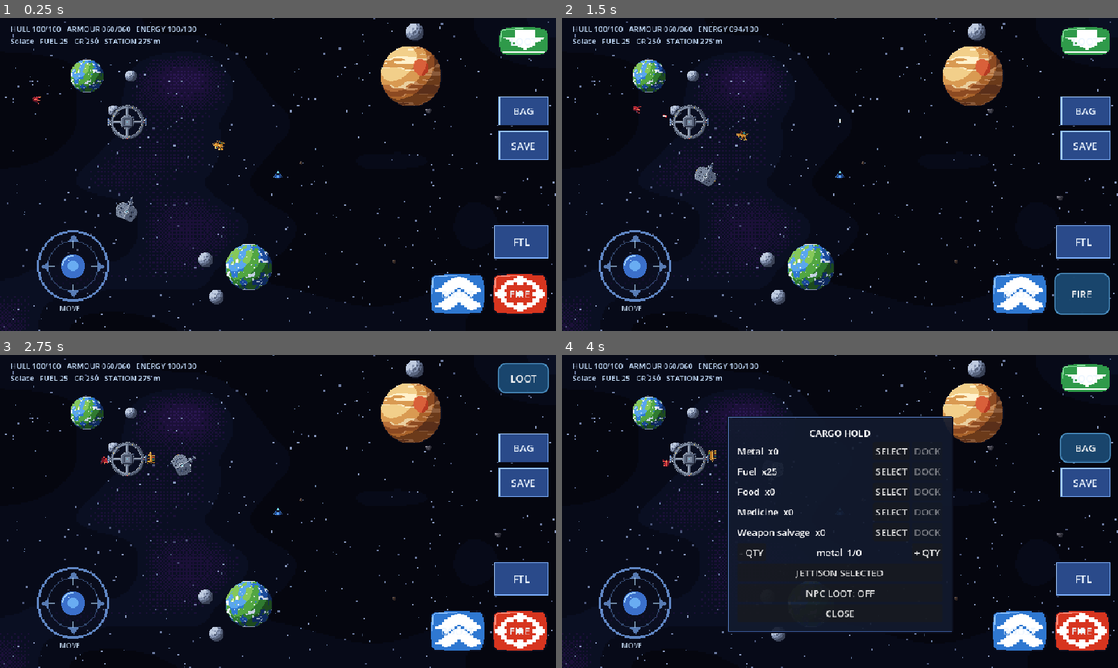
Above: before the commit, frames 1-4 (two rows, left to right).
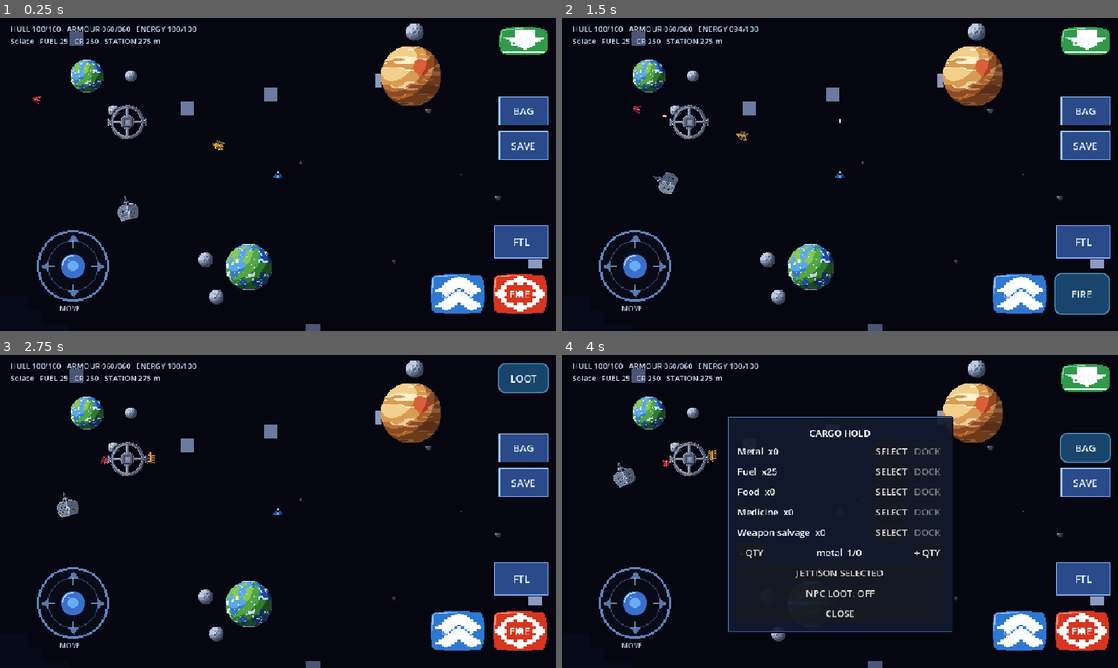
Above: after the commit, the same moments.

Repository: DARTVADER1-DROID/Star-Forge
Game: Godot game, scene res://scenes/main.tscn
The game is run twice, just before and just after one commit, with the same random seed, the same clock (stepped at 60 frames per second) and the same inputs.
Inputs:
- Up to frame 1 (0.25 s): no input
- Up to frame 2 (1.5 s): click "BOOST" at 0.5 s; click "FIRE" at 1.25 s
- Up to frame 3 (2.75 s): click "LOOT" at 2 s
- Up to frame 4 (4 s): click "FTL" at 2.75 s; click "BAG" at 3.5 s

The runs differ from the first frame. In frame 1, 4.8% of the frame differs, in the area x 0-100%, y 0-100%; in frame 2, 5.0%; in frame 3, 5.0%; in frame 4, 2.5%.

Commit message:
Add player-follow camera and planetary approach services

Diff:
--- a/scenes/main.tscn
+++ b/scenes/main.tscn
@@ -13,7 +13,14 @@
 
 [node name="PlayerShip" type="CharacterBody2D" parent="."]
 position = Vector2(480,270)
+collision_mask = 0
 script = ExtResource("2_player")
+
+[node name="Camera2D" type="Camera2D" parent="PlayerShip"]
+position_smoothing_enabled = true
+position_smoothing_speed = 8.0
+position_smoothing = true
+enabled = true
 
 [node name="CollisionShape2D" type="CollisionShape2D" parent="PlayerShip"]
 shape = SubResource("CircleShape2D_player")
--- a/scripts/autoload/game_state.gd
+++ b/scripts/autoload/game_state.gd
@@ -43,6 +43,19 @@
         return false
     credits += int(ContentDatabase.get_item(id).get("base_price", 0)) * amount
     credits_changed.emit()
+    return true
+
+func buy_fuel(amount: int) -> bool:
+    if amount <= 0 or not can_add_item("fuel",amount):
+        return false
+    var unit_price := int(ContentDatabase.get_item("fuel").get("base_price",14))
+    var total_cost := unit_price * amount
+    if credits < total_cost:
+        return false
+    credits -= total_cost
+    inventory["fuel"] = int(inventory.get("fuel",0)) + amount
+    credits_changed.emit()
+    inventory_changed.emit()
     return true
 
 func can_jump_to(id: String) -> bool:
--- a/scripts/player/player_ship.gd
+++ b/scripts/player/player_ship.gd
@@ -58,10 +58,6 @@
     velocity = velocity.limit_length(boost_max_speed if _boosting else normal_max_speed)
     rotation = _facing.angle()+PI/2.0
     move_and_slide()
-    for index in range(get_slide_collision_count()):
-        var collision := get_slide_collision(index)
-        if collision.get_collider() is SpaceAsteroid or collision.get_collider() is PlanetBody:
-            velocity = velocity.bounce(collision.get_normal())*0.25
     if _firing and _fire_timer <= 0.0 and energy >= weapon_energy_cost:
         _fire_weapon()
     queue_redraw()
--- a/scripts/ui/touch_hud.gd
+++ b/scripts/ui/touch_hud.gd
@@ -35,6 +35,12 @@
 var _selected_quantity := 1
 var _quantity_label: Label
 var _npc_loot_button: Button
+var _land_button: Button
+var _planet_services_panel: PanelContainer
+var _planet_title_label: Label
+var _planet_result_label: Label
+var _nearby_planet_id := ""
+var _nearby_planet_name := ""
 var _gameplay_blocked := false
 var _station_access := false
 
@@ -46,6 +52,7 @@
     _build_controls()
     _build_inventory()
     _build_galaxy()
+    _build_planet_services()
     _build_recovery()
     queue_redraw()
     GameState.inventory_changed.connect(refresh_inventory)
@@ -65,6 +72,9 @@
     var fire := _button("FIRE",Vector2(-110,-100),Vector2(96,72),true)
     var loot := _button("LOOT",Vector2(-100,14),Vector2(88,52),true,true)
     var ftl := _button("FTL",Vector2(-108,-184),Vector2(96,60),true)
+    _land_button = _button("LAND",Vector2(-218,-184),Vector2(96,60),true)
+    _land_button.visible = false
+    _land_button.pressed.connect(func(): action_requested.emit("LAND",_nearby_planet_id))
     var bag := _button("BAG",Vector2(-100,134),Vector2(88,52),true,true)
     var save := _button("SAVE",Vector2(-100,194),Vector2(88,52),true,true)
     boost.button_down.connect(func(): boost_changed.emit(true))
@@ -401,6 +411,62 @@
         _galaxy_panel.hide()
     _gameplay_blocked = false
 
+func set_nearby_planet(planet_id: String, planet_name: String) -> void:
+    _nearby_planet_id = planet_id
+    _nearby_planet_name = planet_name
+    if is_instance_valid(_land_button):
+        _land_button.visible = not planet_id.is_empty()
+        _land_button.tooltip_text = "Land at " + planet_name if not planet_id.is_empty() else ""
+
+func _build_planet_services() -> void:
+    var built := _make_panel("PLANETARY SERVICES",Vector2(470,340))
+    _planet_services_panel = built.panel
+    var content: VBoxContainer = built.content
+    _planet_title_label = Label.new()
+    _planet_title_label.horizontal_alignment = HORIZONTAL_ALIGNMENT_CENTER
+    content.add_child(_planet_title_label)
+    var description := Label.new()
+    description.text = "Choose a service while docked on this world."
+    description.horizontal_alignment = HORIZONTAL_ALIGNMENT_CENTER
+    content.add_child(description)
+    var services := GridContainer.new()
+    services.columns = 2
+    content.add_child(services)
+    var refuel := Button.new()
+    refuel.text = "BUY 10 FUEL · 140 CR"
+    refuel.custom_minimum_size = Vector2(190,58)
+    refuel.pressed.connect(func(): action_requested.emit("REFUEL",_nearby_planet_id))
+    services.add_child(refuel)
+    for service_name: String in ["WEAPONS MARKET","TRADE CENTER","MISSIONS","SHIPYARD"]:
+        var service := Button.new()
+        service.text = service_name + "\nCOMING SOON"
+        service.custom_minimum_size = Vector2(190,58)
+        service.disabled = true
+        services.add_child(service)
+    _planet_result_label = Label.new()
+    _planet_result_label.horizontal_alignment = HORIZONTAL_ALIGNMENT_CENTER
+    content.add_child(_planet_result_label)
+    var close := Button.new()
+    close.text = "TAKE OFF"
+    close.pressed.connect(func(): _close_panels())
+    content.add_child(close)
+
+func show_planet_services(planet_id: String, planet_name: String) -> void:
+    _close_panels()
+    _nearby_planet_id = planet_id
+    _nearby_planet_name = planet_name
+    _planet_title_label.text = planet_name
+    _planet_result_label.text = ""
+    _planet_services_panel.show()
+    _gameplay_blocked = true
+    boost_changed.emit(false)
+    fire_changed.emit(false)
+    steering_changed.emit(Vector2.ZERO)
+
+func show_planet_service_result(message: String) -> void:
+    if is_instance_valid(_planet_result_label):
+        _planet_result_label.text = message
+
 func _build_recovery() -> void:
     var built := _make_panel("SHIP DESTROYED",Vector2(320,190))
     _recovery_panel = built.panel
@@ -461,6 +527,7 @@
     if is_instance_valid(_inventory_panel): _inventory_panel.hide()
     if is_instance_valid(_galaxy_panel): _galaxy_panel.hide()
     if is_instance_valid(_recovery_panel): _recovery_panel.hide()
+    if is_instance_valid(_planet_services_panel): _planet_services_panel.hide()
     _gameplay_blocked = false
 
 func _joystick_center() -> Vector2:
--- a/scripts/world/planet_body.gd
+++ b/scripts/world/planet_body.gd
@@ -1,8 +1,11 @@
 extends StaticBody2D
 class_name PlanetBody
 
+@export var body_id := "unassigned_planet"
+@export var body_name := "Unknown Planet"
 @export var body_radius := 38.0
 @export var body_color := Color(0.22,0.48,0.68)
+@export var interaction_radius := 110.0
 
 var _sprite: Sprite2D
 
--- a/scripts/world/world.gd
+++ b/scripts/world/world.gd
@@ -27,8 +27,8 @@
     if background_texture != null:
         _background_sprite = Sprite2D.new()
         _background_sprite.texture = background_texture
-        _background_sprite.position = Vector2(480.0,270.0)
-        _background_sprite.scale = Vector2(3.0,3.0)
+        _background_sprite.position = Vector2.ZERO
+        _background_sprite.scale = Vector2(24.0,24.0)
         _background_sprite.z_index = -1
         _background_sprite.texture_filter = CanvasItem.TEXTURE_FILTER_NEAREST
         add_child(_background_sprite)
@@ -49,7 +49,23 @@
     var station_position := Vector2(float(station_data[0]),float(station_data[1]))
     var station_distance := player.global_position.distance_to(station_position)
     hud.update_ship_status(player.hull,player.max_hull,player.armour,player.max_armour,player.energy,player.max_energy,GameState.credits,GameState.inventory,int(GameState.inventory.get("fuel",0)),str(ContentDatabase.get_system(_system_id).get("name",_system_id)),station_distance)
+    _update_planet_proximity()
     hud.update_system_map(player.position)
+
+func _update_planet_proximity() -> void:
+    var nearest_id := ""
+    var nearest_name := ""
+    var nearest_distance := INF
+    for node: Node in obstacle_container.get_children():
+        if not node is PlanetBody:
+            continue
+        var planet := node as PlanetBody
+        var distance := player.global_position.distance_to(planet.global_position)
+        if distance <= planet.interaction_radius and distance < nearest_distance:
+            nearest_distance = distance
+            nearest_id = planet.body_id
+            nearest_name = planet.body_name
+    hud.set_nearby_planet(nearest_id,nearest_name)
 
 func _draw() -> void:
     for star: Vector2 in _stars:
@@ -58,9 +74,10 @@
 func _create_star_field() -> void:
     var random := RandomNumberGenerator.new()
     random.seed = 73421
-    var bounds := get_viewport_rect().size
+    # Stars are distributed around the system origin so the camera can travel
+    # without exposing an empty screen immediately outside the starting view.
     for _i in range(STAR_COUNT):
-        _stars.append(Vector2(random.randf_range(0.0,bounds.x),random.randf_range(0.0,bounds.y)))
+        _stars.append(Vector2(random.randf_range(-6000.0,6000.0),random.randf_range(-6000.0,6000.0)))
 
 func _apply_player_state() -> void:
     var saved: Dictionary = GameState.player_ship_state
@@ -112,7 +129,10 @@
         planet_positions.append(planet_position)
         var body := PLANET_SCENE.instantiate() as PlanetBody
         body.position = planet_position
+        body.body_id = "%s_planet_%02d" % [_system_id,index+1]
+        body.body_name = "%s %d" % [str(definition.get("name",_system_id)),index+1]
         body.body_radius = 30.0 + float(index%3)*12.0
+        body.interaction_radius = body.body_radius + 76.0
         obstacle_container.add_child(body)
     for moon_index in range(moon_count):
         if planet_positions.is_empty():
@@ -130,6 +150,12 @@
     station_body.position = station
     _restore_or_spawn_npcs(station)
     _restore_system_drops()
+
+func _find_planet(planet_id: String) -> PlanetBody:
+    for node: Node in obstacle_container.get_children():
+        if node is PlanetBody and (node as PlanetBody).body_id == planet_id:
+            return node as PlanetBody
+    return null
 
 func _restore_or_spawn_npcs(station: Vector2) -> void:
     var system_state: Dictionary = GameState.system_states.get(_system_id,{})
@@ -210,6 +236,16 @@
     match action:
         "LOOT":
             _collect_nearest_drop()
+        "LAND":
+            var planet := _find_planet(value)
+            if is_instance_valid(planet) and player.global_position.distance_to(planet.global_position) <= planet.interaction_radius:
+                player.velocity = Vector2.ZERO
+                hud.show_planet_services(planet.body_id,planet.body_name)
+        "REFUEL":
+            var planet := _find_planet(value)
+            if is_instance_valid(planet) and player.global_position.distance_to(planet.global_position) <= planet.interaction_radius:
+                var purchased := GameState.buy_fuel(10)
+                hud.show_planet_service_result("Added 10 fuel." if purchased else "Not enough credits or cargo space.")
         "FTL":
             hud.show_galaxy_map()
         "JUMP":
--- a/tests/test_runner.gd
+++ b/tests/test_runner.gd
@@ -162,6 +162,19 @@
                 failures.append("Touch HUD is missing a visible flight/action button: " + button_name)
     var pool := game.get_node("ProjectilePool") as ProjectilePool
     var player := game.get_node("PlayerShip") as PlayerShip
+    var camera := game.get_node("PlayerShip/Camera2D") as Camera2D
+    if camera == null or not camera.enabled:
+        failures.append("Player ship must own an enabled follow camera.")
+    if player.collision_mask != 0:
+        failures.append("Player ship must not physically collide with world bodies.")
+    if hud != null:
+        var land_button := hud.get_node_or_null("LANDB utton")
+        if land_button != null:
+            failures.append("Unexpected malformed LAND control node.")
+    if hud != null:
+        var land_button := hud.get_node_or_null("LANDB utton")
+        if land_button != null:
+            failures.append("Unexpected malformed LAND control node.")
     if pool.get_child_count() != 64:
         failures.append("Projectile pool should preallocate 64 slots.")
     player.energy = 100.0
